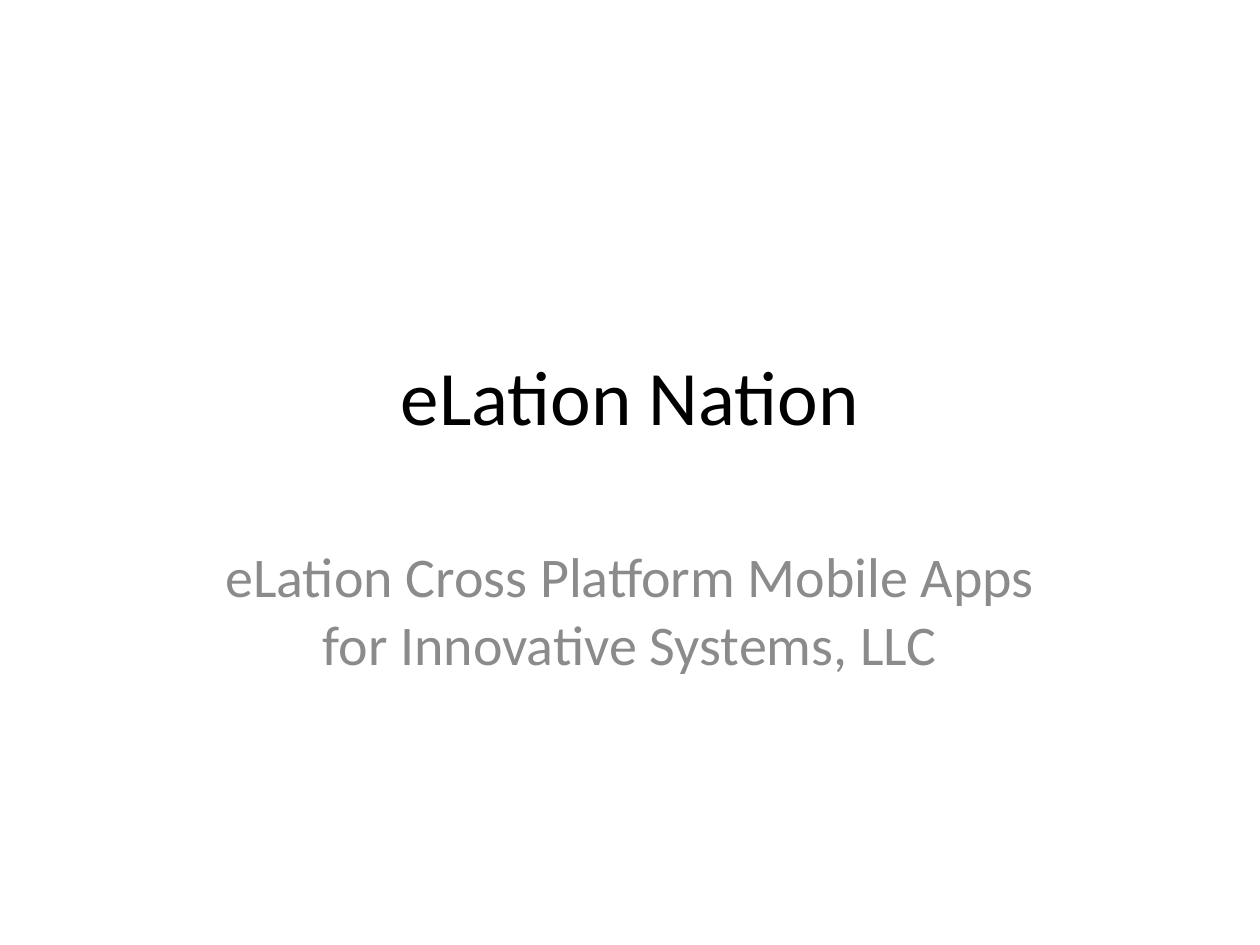
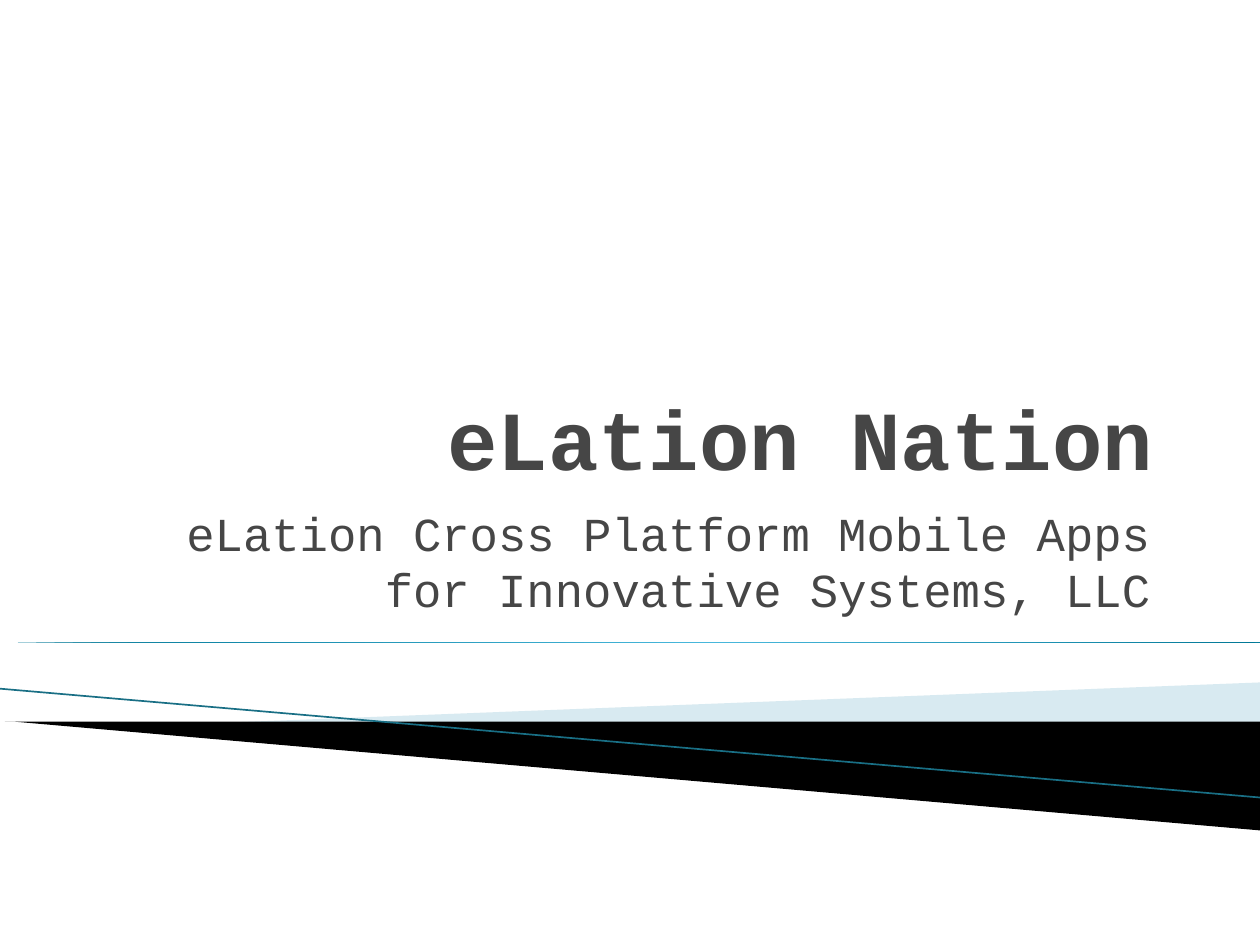
Before and after one commit to SDSMT-CSC/ECPMA, a slide deck: slide 1 of Documentation/Presentation1.pptx. Drawn at 1260x945 pixels with LibreOffice and Linux fonts; fonts in the diff are those of the drawing; background and template pictures are left out. Boxes give left, top, right and bottom in pixels: in the first picture for what was removed or moved away, otherwise in the second. Text is boxed around its words. In the diff, an @@ line names an element or a change of style, - is before the commit and + after.

```diff
--- a/Documentation/Presentation1.pptx
+++ b/Documentation/Presentation1.pptx
@@ title "eLation Nation": place and size @@
-title "eLation Nation" at box(401, 371, 859, 426)
+title "eLation Nation" at box(447, 410, 1153, 471)
@@ title "eLation Nation" at box(447, 410, 1153, 471): size 44 to 48 pt, font Calibri to Courier New, text colour #000000 to #464646, bold on; alignment centre to right; vertical alignment middle to bottom @@
@@ subtitle "eLation Cross Platform Mobile Apps ...": place and size @@
-subtitle "eLation Cross Platform Mobile Apps ..." at box(225, 558, 1034, 674)
+subtitle "eLation Cross Platform Mobile Apps ..." at box(186, 517, 1150, 617)
@@ subtitle "eLation Cross Platform Mobile Apps ..." at box(186, 517, 1150, 617): size 32 to 27 pt, font Calibri to Courier New, text colour #8C8C8C to #464646; alignment centre to right; less space between paragraphs @@
@@ right triangle added at box(0, 643, 1260, 643), fill gradient #007896 to #4CBBDF @@
@@ line added from (0, 689) to (1260, 798), #97C5D8 0.95 pt @@
@@ freeform shape added at box(233, 683, 1260, 750), fill #A0CBDC at 40% opacity @@
@@ freeform shape added at box(5, 722, 1260, 830), fill #000000 @@
```
Also in this commit, not shown: 5 other slides changed, 3 slides added, 1 slide removed.
